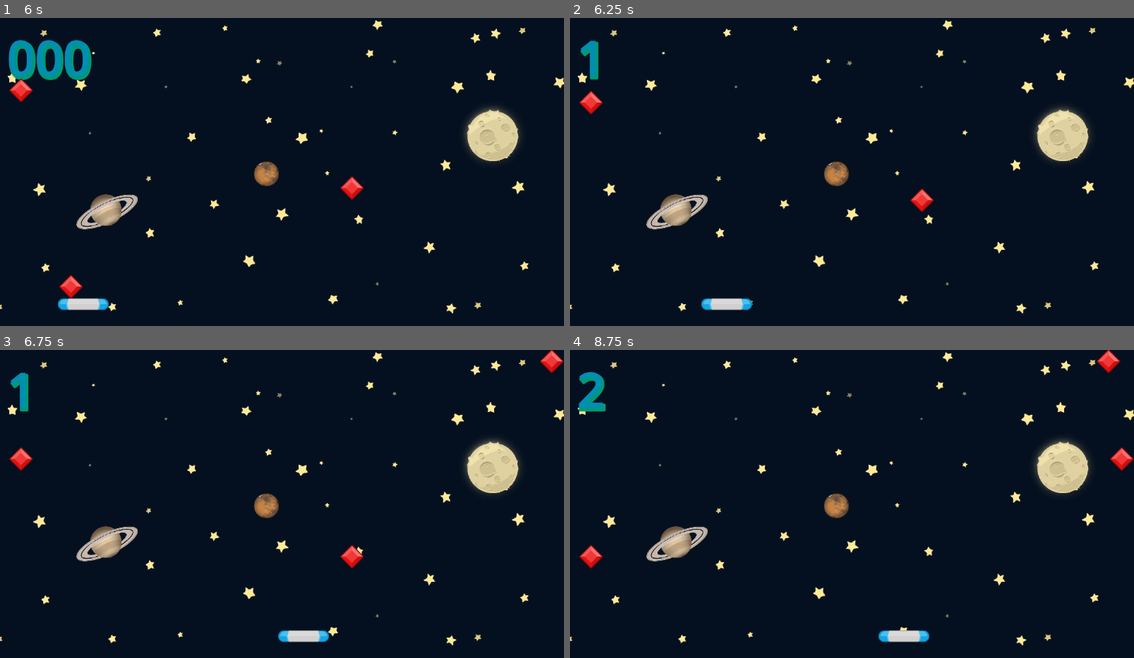
Above: before the commit, frames 1-4 (two rows, left to right).
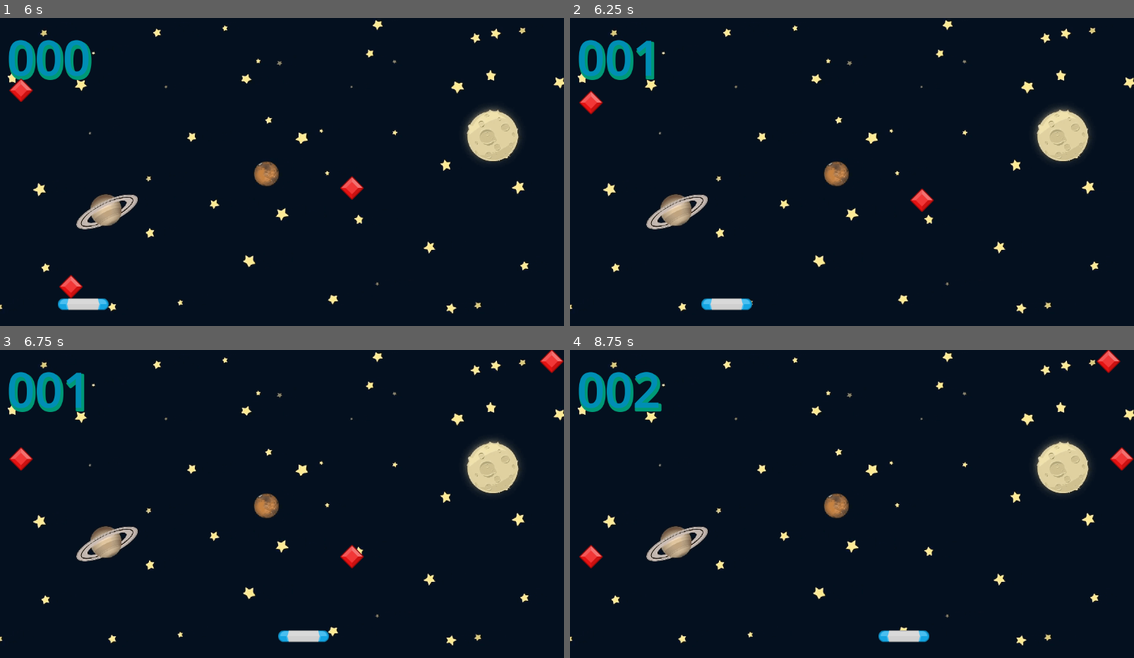
Above: after the commit, the same moments.

Repository: zserzzzz/gemcatcher
Game: Godot game, scene res://Scenes/Game/Game.tscn
Two runs of this game, one before a commit and one after it. Both use one fixed random seed, a clock stepped at 60 frames per second and the inputs below.
Inputs:
- Up to frame 1 (6 s): hold D (move_right) 0.53-1.28 s; hold A (move_left) 1.28-2.03 s; hold D (move_right) 2.03-3.53 s; hold A (move_left) 3.53-5.78 s; hold D (move_right) from 5.78 s (still down)
- Up to frame 2 (6.25 s): keep holding D (move_right)
- Up to frame 3 (6.75 s): keep holding D (move_right)
- Up to frame 4 (8.75 s): release D (move_right) at 8.03 s; hold A (move_left) from 8.03 s (still down)

Frame 1 is identical in both runs. In frame 2, 1.1% of the frame differs, in the area x 1-16%, y 7-21%; in frame 3, 1.1%; in frame 4, 1.2%, in the area x 1-17%, y 7-21%.

Commit message:
added bonus for last challenge and worked on fixing gems
gem spawning caused stuters not sure why.

Diff:
--- a/scripts/game/game.gd
+++ b/scripts/game/game.gd
@@ -15,14 +15,13 @@
 
 
 func _on_paddle_area_entered(area: Area2D) -> void:
-	print("collision",area)
 	score += 1
-	score_sound.play(0)
+	score_sound.play()
 	var txt = str(score)
-	if score >> 10:
-		txt = txt + "00"
-	else: if score > 100:
-		txt = txt + "0"
+	if score < 10:
+		txt = "00" + txt
+	else: if score < 100:
+		txt = "0" + txt
 	score_label.text = txt
 
 
@@ -43,11 +42,11 @@
 	new_gem.position = Vector2(x,-50.0)
 	add_child(new_gem)
 	new_gem.game_over.connect(_on_gem_game_over)
+	print("spawned gem")
 
 func _on_gem_game_over() -> void:
 	stop_all()
 
 
 func _on_timer_timeout() -> void:
-	print("timout")
 	create_gem()
